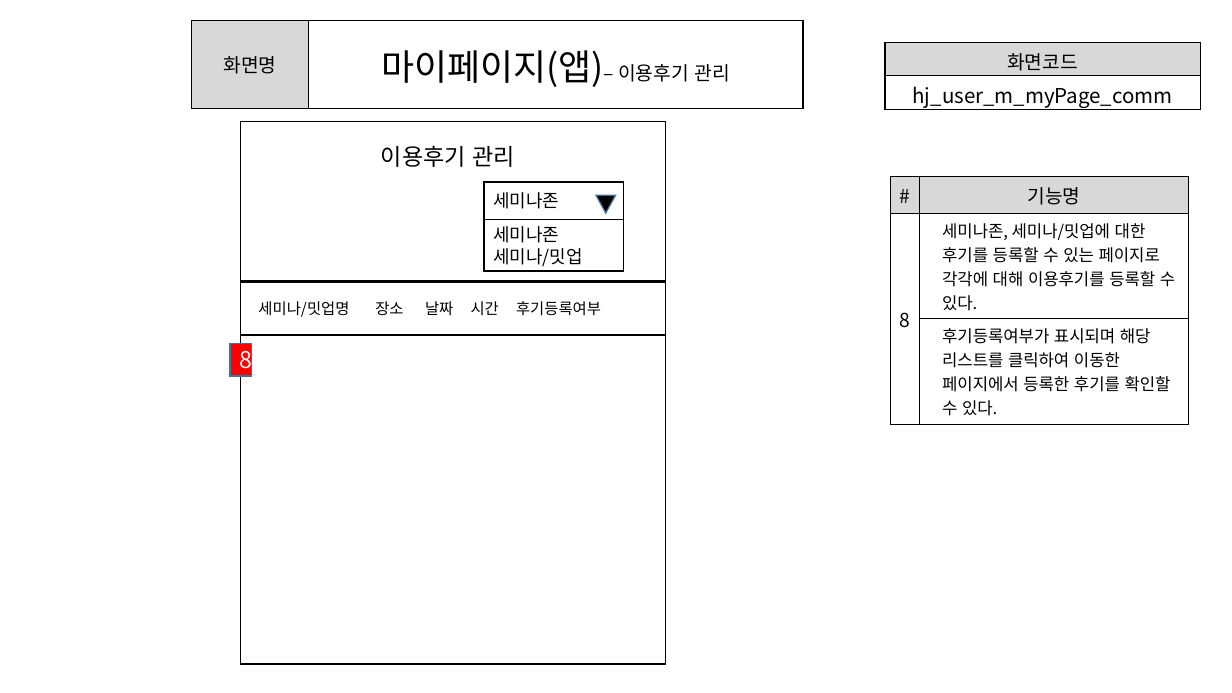
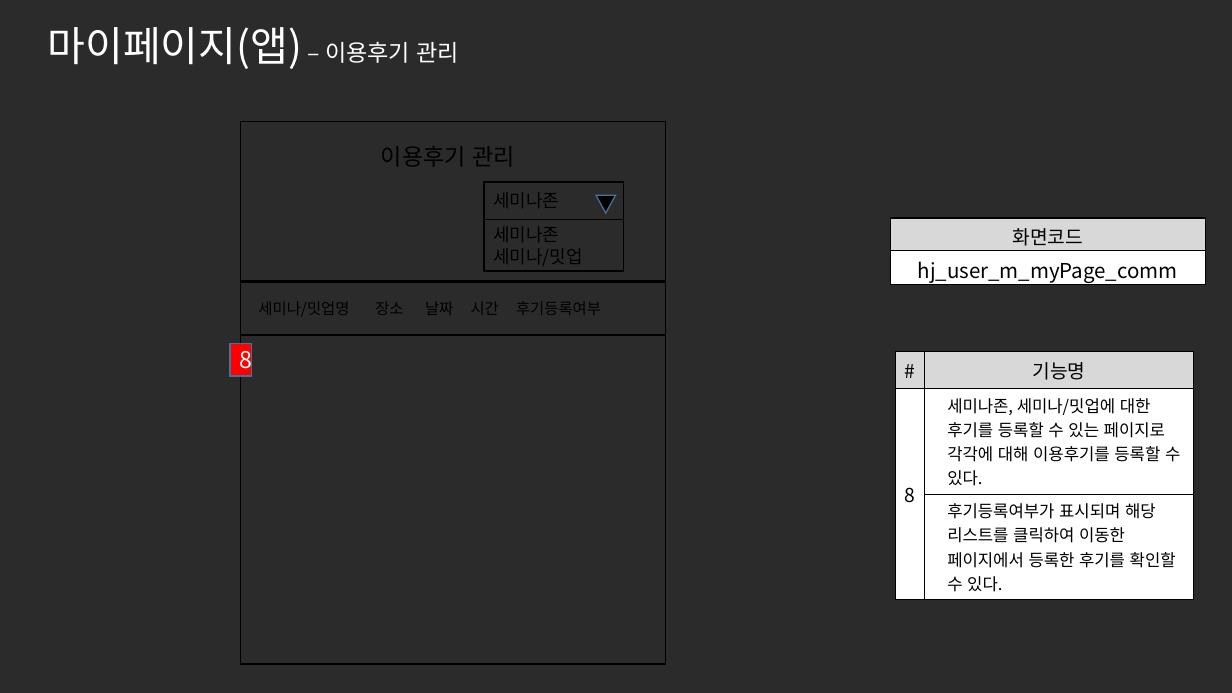
Before and after one commit to ezenteam2/e-Zone, a slide deck: slide 33 of 0 발표용 파워포인트/project05 - 파워포인트 종합 - 형준.pptx. Drawn at 1232x693 pixels with LibreOffice and Linux fonts; fonts in the diff are those of the drawing; background and template pictures are left out; a plain dark background stands for a picture behind light text. Boxes give left, top, right and bottom in pixels: in the first picture for what was removed or moved away, otherwise in the second. Text is boxed around its words. In the diff, an @@ line names an element or a change of style, - is before the commit and + after.

```diff
--- a/0 발표용 파워포인트/project05 - 파워포인트 종합 - 형준.pptx
+++ b/0 발표용 파워포인트/project05 - 파워포인트 종합 - 형준.pptx
@@ background #FFFFFF to picture (left out) @@
@@ text added at [48,27,460,69], 32 pt, text #FFFFFF @@
+마이페이지(앱) – 이용후기 관리
@@ table removed at [192,20,803,107], 1 rows, 2 columns @@
-화면명 | 마이페이지(앱)– 이용후기 관리
@@ table: place and size @@
-table at [885,43,1201,112]
+table at [890,218,1205,287]
@@ table: place and size @@
-table at [890,177,1189,420]
+table at [896,352,1194,596]
```
Also in this commit, not shown: 36 other slides changed, 1 slide added, 1 slide removed, 12 other files.
